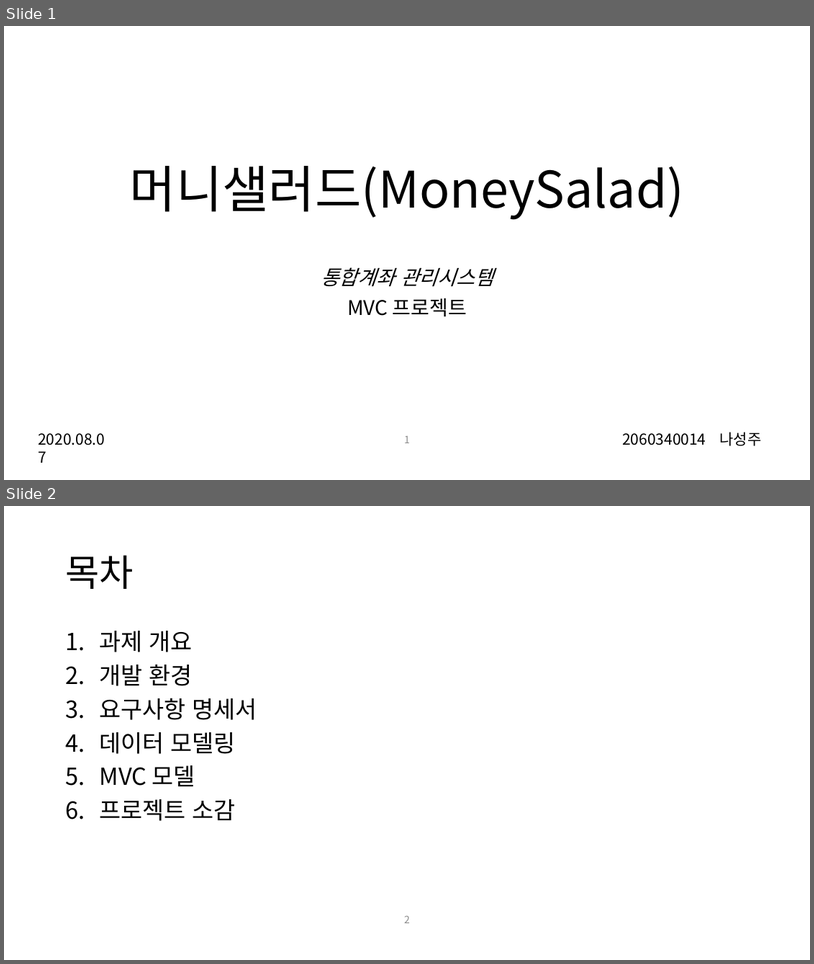
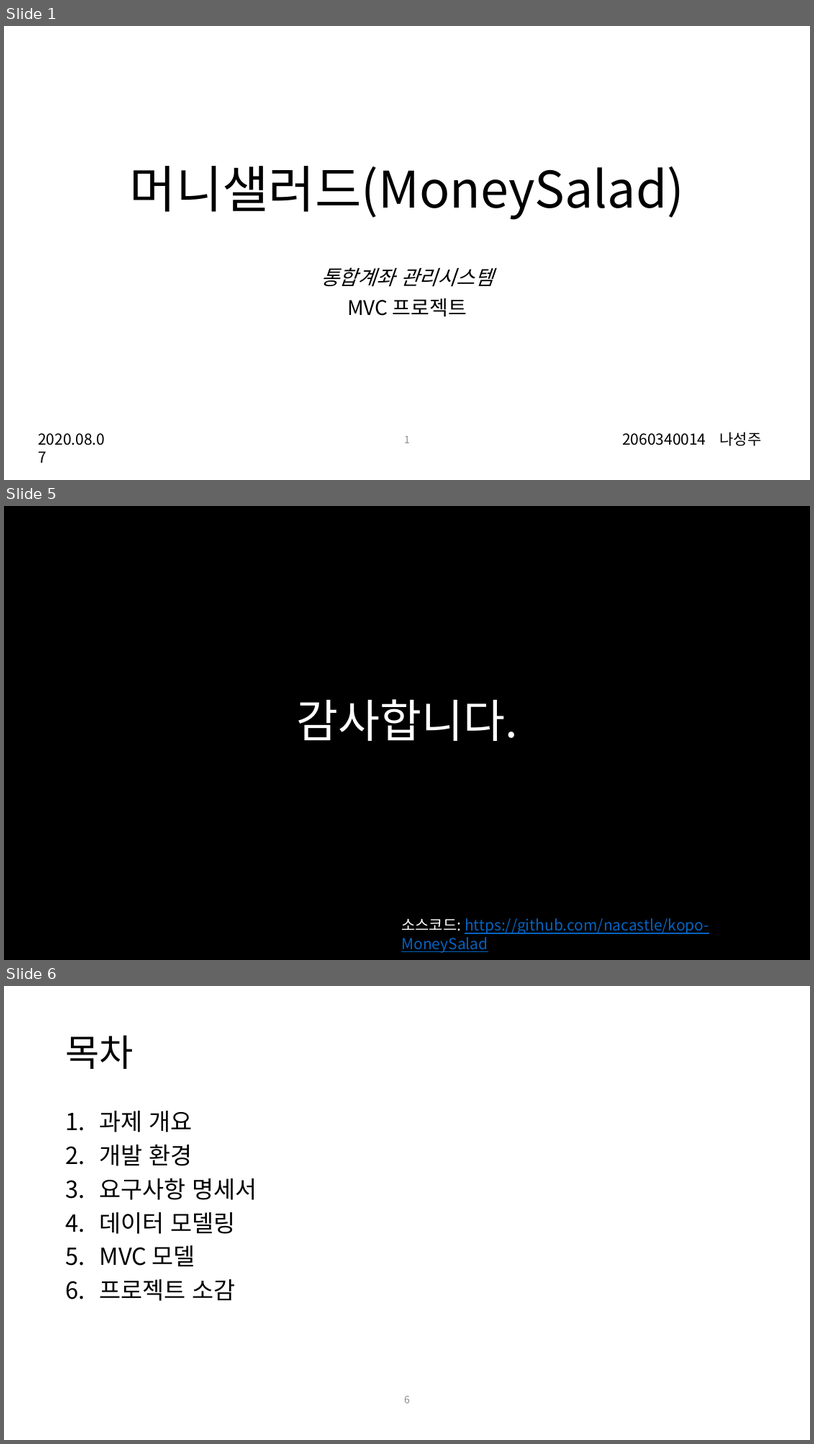
Before and after one commit to nacastle/kopo-MoneySalad, a slide deck: 머니샐러드_포트폴리오.pptx. Shown one above the other, each under a label of ours: slides 1 and 2 before the commit, slides 1, 5 and 6 after it; the slides between them are not shown. The pictures are 814x964 and 814x1444 pixels, drawn with LibreOffice and Linux fonts; fonts in the diff are those of the drawing. Boxes give left, top, right and bottom in pixels: in the first picture for what was removed or moved away, otherwise in the second. Text is boxed around its words. In the diff, an @@ line names an element or a change of style, - is before the commit and + after.

```diff
--- a/머니샐러드_포트폴리오.pptx
+++ b/머니샐러드_포트폴리오.pptx
@@ slide 5 added at [4, 506, 810, 960], background #000000 @@
@@ text added at [296, 699, 517, 741], 54 pt, text #FFFFFF @@
+감사합니다.
@@ text added at [401, 918, 710, 934], 18 pt, text #0563C1, underline @@
+소스코드: https://github.com/nacastle/kopo-MoneySalad
@@ what was slide 2 is now slide 6 @@
@@ page number at [404, 1395, 410, 1403]: text changed @@
-2
+6
```
Also in this commit, not shown: 3 other slides added, 19 other files.
